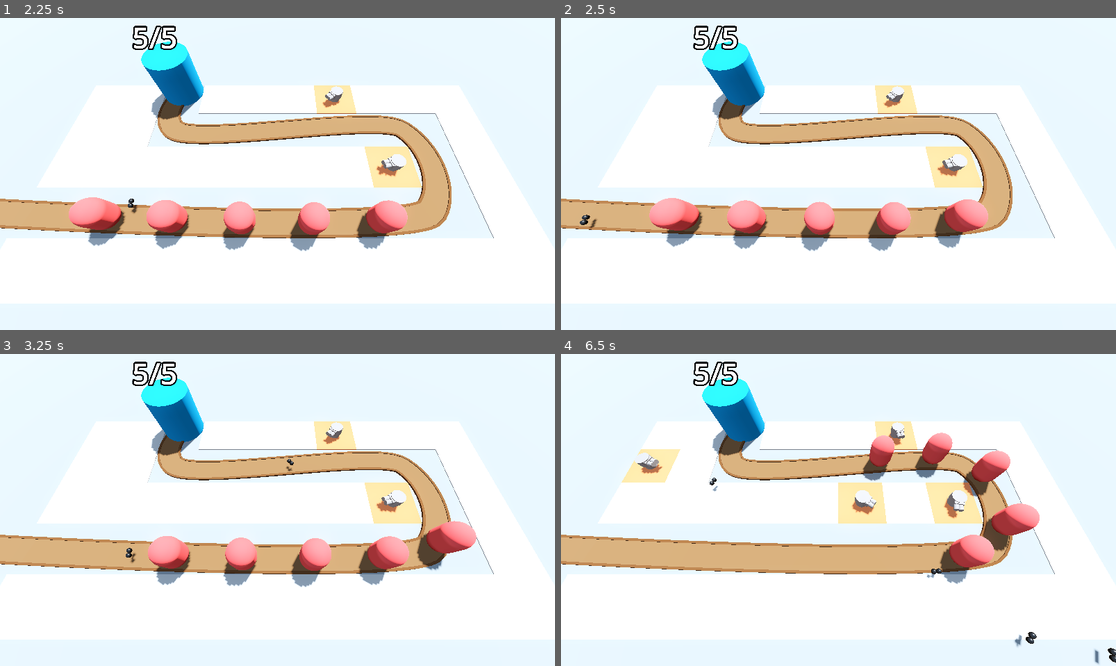
Above: before the commit, frames 1-4 (two rows, left to right).
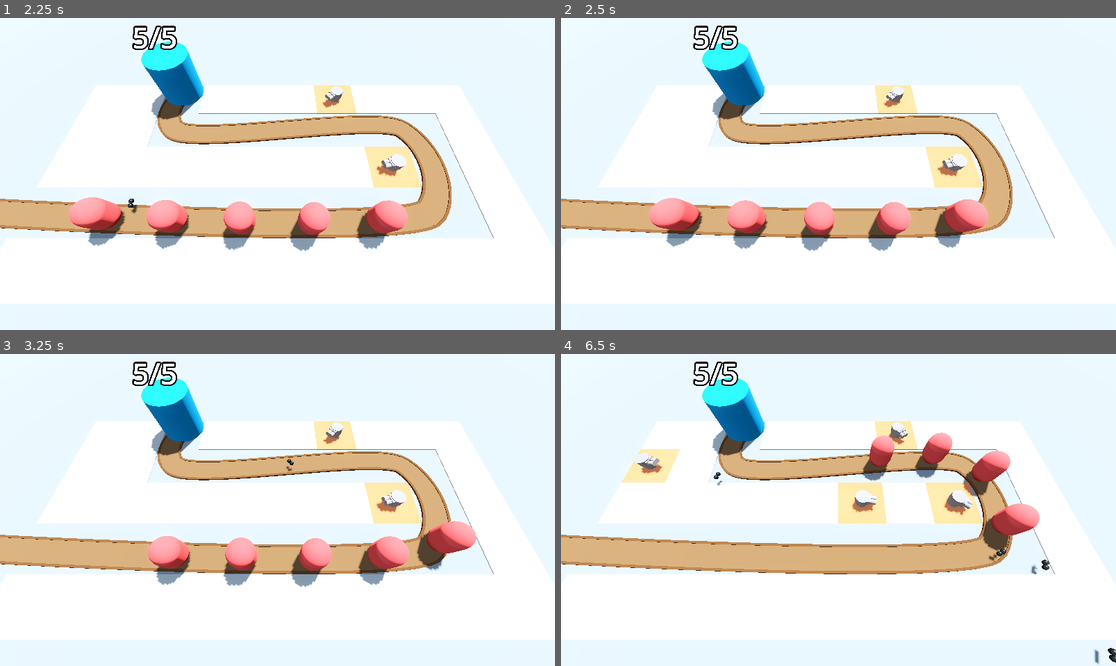
Above: after the commit, the same moments.

Repository: Assasquid/barbarian_blaster
Game: Godot game, scene res://Scenes/base_level.tscn
Same seed, same stepped clock (60 frames per second), same inputs: the game is played once before the commit and once after it.
Inputs (mouse positions are in pixels of both pictures, inside the frame that each line leads up to):
- Up to frame 1 (2.25 s): move the mouse to (399, 158) at 0.52 s; press the mouse at (399, 158) at 0.53 s; move the mouse to (166, 189) at 1.27 s; release the mouse at (166, 189) at 1.28 s; click (166, 189) at 1.35 s; move the mouse to (333, 105) at 2.02 s; press the mouse at (333, 105) at 2.03 s
- Up to frame 2 (2.5 s): no input
- Up to frame 3 (3.25 s): move the mouse to (249, 572) at 2.77 s; release the mouse at (249, 572) at 2.78 s; click (249, 572) at 2.85 s
- Up to frame 4 (6.5 s): move the mouse to (1005, 556) at 3.52 s; press the mouse at (1005, 556) at 3.53 s; move the mouse to (672, 463) at 4.27 s; release the mouse at (672, 463) at 4.28 s; click (672, 463) at 4.35 s; move the mouse to (866, 510) at 5.02 s; press the mouse at (866, 510) at 5.03 s; move the mouse to (755, 432) at 5.77 s; release the mouse at (755, 432) at 5.78 s; click (755, 432) at 5.85 s

Frame 1 is identical in both runs. In frame 2, less than 0.1% of the frame differs, in the area x 3-7%, y 63-68%; in frame 3, less than 0.1%; in frame 4, 1.5%, in the area x 14-88%, y 23-94%.

Commit message:
Allow turrets to shoot and destroy enemies.

Diff:
--- a/Scenes/enemy.tscn
+++ b/Scenes/enemy.tscn
@@ -10,6 +10,10 @@
 radius = 1.0
 height = 3.0
 
+[sub_resource type="CapsuleShape3D" id="CapsuleShape3D_diw4i"]
+radius = 1.0
+height = 3.0
+
 [node name="Enemy" type="PathFollow3D"]
 loop = false
 script = ExtResource("1_iu1ut")
@@ -17,3 +21,11 @@
 [node name="MeshInstance3D" type="MeshInstance3D" parent="."]
 transform = Transform3D(1, 0, 0, 0, 1, 0, 0, 0, 1, 0, 1.6, 0)
 mesh = SubResource("CapsuleMesh_wmunb")
+
+[node name="EnemyArea3D" type="Area3D" parent="." groups=["enemy_area"]]
+collision_layer = 8
+collision_mask = 18
+
+[node name="CollisionShape3D" type="CollisionShape3D" parent="EnemyArea3D"]
+transform = Transform3D(1, 0, 0, 0, 1, 0, 0, 0, 1, 0, 1.6, 0)
+shape = SubResource("CapsuleShape3D_diw4i")
--- a/Scenes/projectile.tscn
+++ b/Scenes/projectile.tscn
@@ -19,6 +19,8 @@
 
 [node name="Projectile" type="Area3D"]
 top_level = true
+collision_layer = 16
+collision_mask = 8
 script = ExtResource("1_xqu3r")
 
 [node name="MeshInstance3D" type="MeshInstance3D" parent="."]
@@ -32,4 +34,5 @@
 one_shot = true
 autostart = true
 
+[connection signal="area_entered" from="." to="." method="_on_area_entered"]
 [connection signal="timeout" from="Timer" to="." method="_on_timer_timeout"]
--- a/Scripts/enemy.gd
+++ b/Scripts/enemy.gd
@@ -1,8 +1,20 @@
 extends PathFollow3D
 
 @export var speed: float = 5.1
+@export var max_health := 50
 
 @onready var base: Node3D = get_tree().get_first_node_in_group("base")
+
+var current_health: int:
+	set(new_value):
+		current_health = new_value
+
+		if current_health < 1:
+			queue_free()
+
+
+func _ready() -> void:
+	current_health = max_health
 
 
 func _process(delta: float) -> void:
--- a/Scripts/projectile.gd
+++ b/Scripts/projectile.gd
@@ -3,6 +3,7 @@
 var direction := Vector3.FORWARD
 
 @export var speed := 30.0
+@export var damage_amount := 5
 
 func _physics_process(delta: float) -> void:
 	position += direction * speed * delta
@@ -10,3 +11,9 @@
 
 func _on_timer_timeout() -> void:
 	queue_free()
+
+
+func _on_area_entered(area: Area3D) -> void:
+	if area.is_in_group("enemy_area"):
+		area.get_parent().current_health -= damage_amount
+		queue_free()
--- a/project.godot
+++ b/project.godot
@@ -36,3 +36,11 @@
 "events": [Object(InputEventKey,"resource_local_to_scene":false,"resource_name":"","device":-1,"window_id":0,"alt_press …(182 unchanged characters)…
 ]
 }
+
+[layer_names]
+
+3d_physics/layer_1="Player"
+3d_physics/layer_2="Base"
+3d_physics/layer_3="Environment"
+3d_physics/layer_4="Enemy"
+3d_physics/layer_5="PlayerProjectile"
Not shown: 1 places in Scenes/enemy.tscn that only renumber resources
